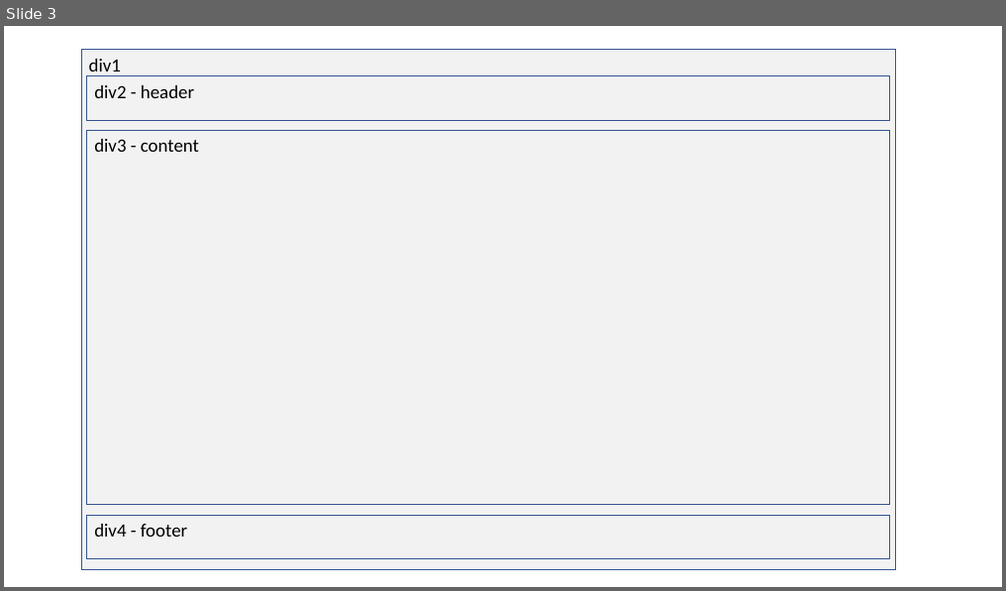
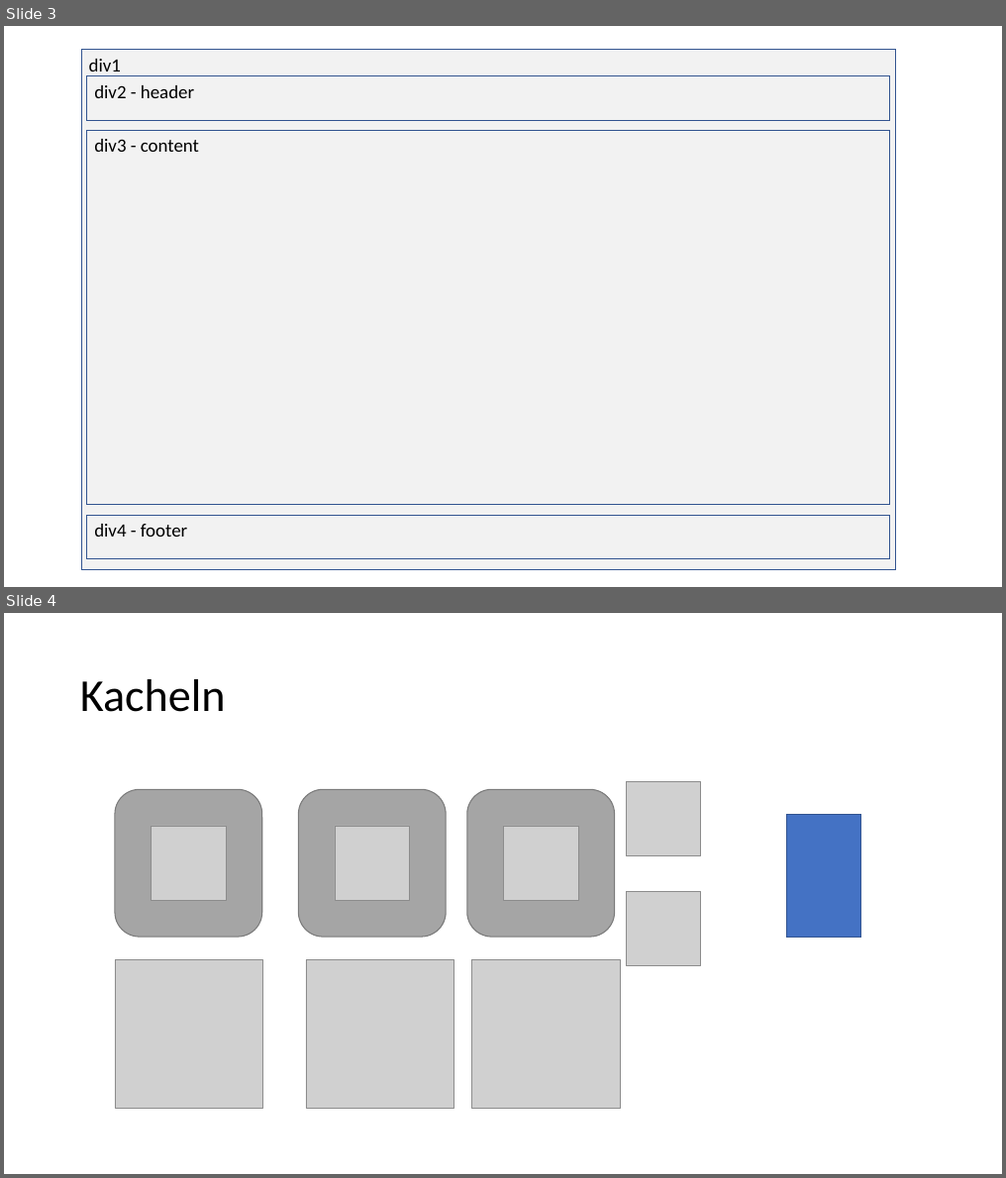
Before and after one commit to xellmann/asset-management, a slide deck: _MUSTER/Konzept_assets.pptx. Shown one above the other, each under a label of ours: slide 3 before the commit, slides 3 and 4 after it. The pictures are 1006x591 and 1006x1178 pixels, drawn with LibreOffice and Linux fonts; fonts in the diff are those of the drawing; grey boxes stand for pictures. Boxes give left, top, right and bottom in pixels: in the first picture for what was removed or moved away, otherwise in the second. Text is boxed around its words. In the diff, an @@ line names an element or a change of style, - is before the commit and + after.

```diff
--- a/_MUSTER/Konzept_assets.pptx
+++ b/_MUSTER/Konzept_assets.pptx
@@ slide 4 added at (x1=4, y1=613, x2=1002, y2=1174), background #FFFFFF @@
@@ title added at (x1=80, y1=679, x2=226, y2=712), 44 pt, text #000000 @@
+Kacheln
@@ rounded rectangle added at (x1=115, y1=789, x2=262, y2=937), fill #A5A5A5, outline #7A7A7A 1 pt @@
@@ rounded rectangle added at (x1=298, y1=789, x2=446, y2=937), fill #A5A5A5, outline #7A7A7A 1 pt @@
@@ rounded rectangle added at (x1=467, y1=789, x2=615, y2=937), fill #A5A5A5, outline #7A7A7A 1 pt @@
@@ picture added at (x1=626, y1=781, x2=701, y2=857) @@
@@ rectangle added at (x1=786, y1=815, x2=861, y2=937), fill #4472C4, outline #325491 1 pt @@
@@ picture added at (x1=152, y1=826, x2=227, y2=900) @@
@@ picture added at (x1=335, y1=826, x2=410, y2=900) @@
@@ picture added at (x1=503, y1=826, x2=578, y2=900) @@
@@ picture added at (x1=626, y1=891, x2=701, y2=966) @@
@@ picture added at (x1=115, y1=960, x2=263, y2=1109) @@
@@ picture added at (x1=306, y1=960, x2=453, y2=1109) @@
@@ picture added at (x1=472, y1=960, x2=621, y2=1109) @@
```
Also in this commit, not shown: 6 other files.
